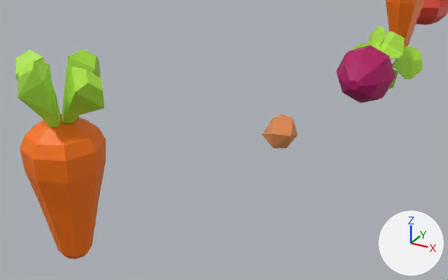
Before and after pictures for a commit that changed the Blender file farmland myfiles/vegetables.blend.
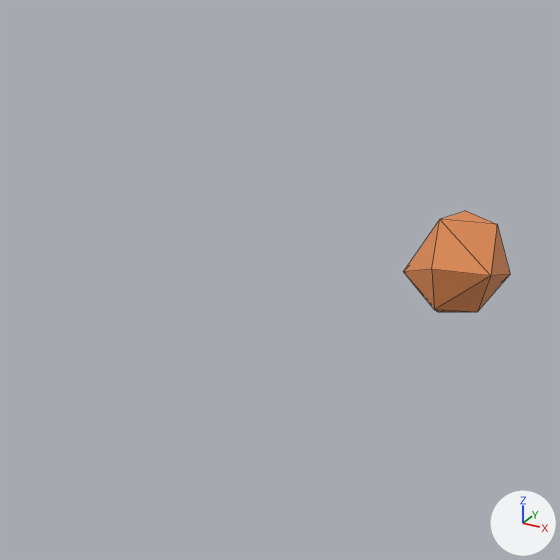
Old and new are each drawn from a 50 mm camera at (7.38, -25.12, 8.57) aimed at (-1.16, -9.58, 0.8) and again close up on the part from 28% to 70% of the width and 16% to 83% of the height. The axes (+X, +Y, +Z) are drawn at lower right. The lights are the same throughout. The close-ups show mesh edges as thin lines.

Objects in the first close-up: 'Seed_Beetroot'.
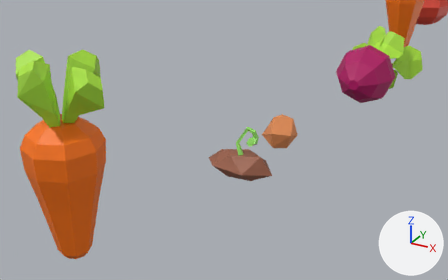
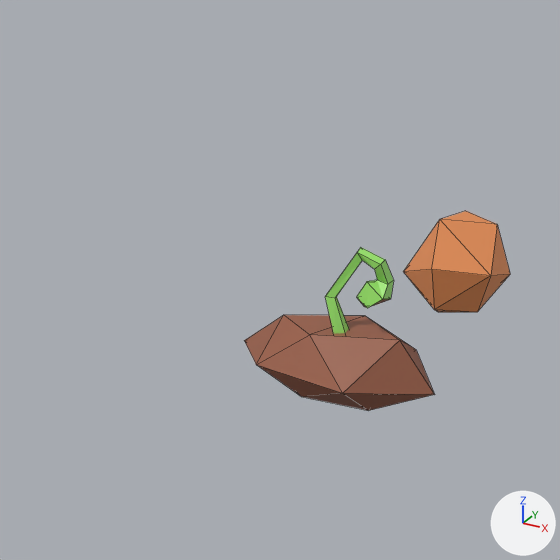
What differs and where, as boxes (x1, y1, x2, y2) in the close-ups (560 x 560 px):
'CactusSeed', added (brown)
    after: (244, 247, 435, 410)
    faces in mat_material_012 (brown #9b5f47): (244, 298, 435, 410)
    faces in mat_material_011 (green #9ae76b): (325, 247, 394, 334)

The edits, one by one:
Material 'Material.011' (mat_material_011) is new.
Its base color is (0.324, 0.8, 0.147) (green #9ae76b).
Material 'Material.012' (mat_material_012) is new.
Its base color is (0.326, 0.113, 0.0622) (brown #9b5e47).
Mesh me_circle_005 is new.
It has 51 vertices, 55 faces and spans x -1.16..1.11, y -0.7..0.63, z -0.42..1.28.
Faces by material slot: [29, 26].
It uses material mat_material_012 (brown #9b5e47).
It uses material mat_material_011 (green #9ae76b).
Object 'CactusSeed' (ob_cactusseed) is new; it shows me_circle_005.
Its location is (-0.65, -9.45, 0.03).
